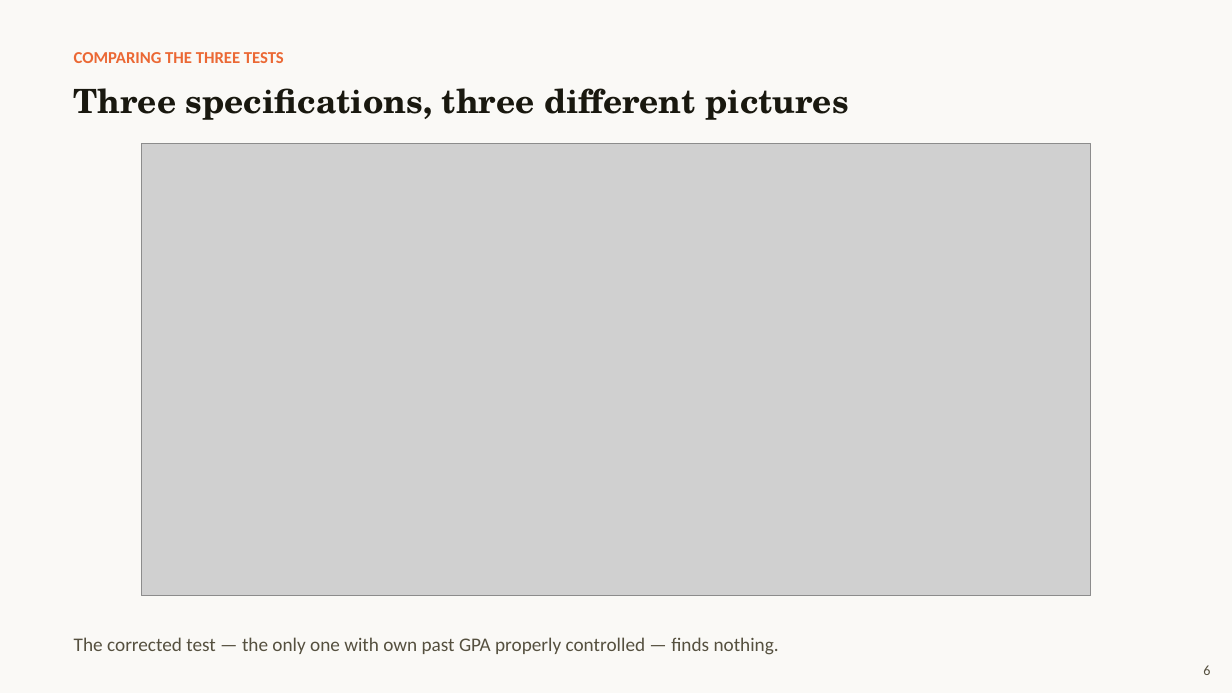
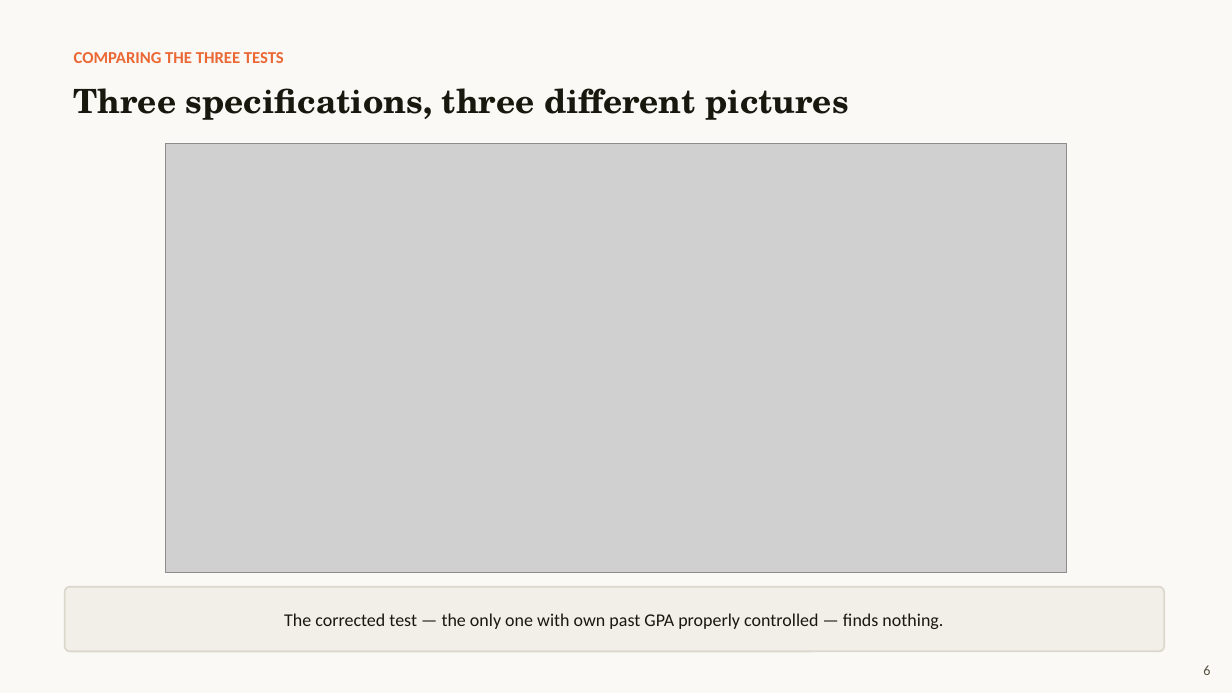
Before and after one commit to TingyingHuang/ECC3841-network-position-and-academic-performance, a slide deck: slide 6 of slides/Presentation2.pptx. Drawn at 1232x693 pixels with LibreOffice and Linux fonts; fonts in the diff are those of the drawing; grey boxes stand for pictures. Boxes give left, top, right and bottom in pixels: in the first picture for what was removed or moved away, otherwise in the second. Text is boxed around its words. In the diff, an @@ line names an element or a change of style, - is before the commit and + after.

```diff
--- a/slides/Presentation2.pptx
+++ b/slides/Presentation2.pptx
@@ picture resized from (x1=141, y1=143, x2=1092, y2=596) to (x1=165, y1=143, x2=1067, y2=573) @@
@@ rounded rectangle "The corrected test — the ..." resized from (x1=74, y1=637, x2=779, y2=655) to (x1=65, y1=587, x2=1165, y2=652) @@
@@ rounded rectangle "The corrected test — the ..." at (x1=65, y1=587, x2=1165, y2=652): size 15 to 14 pt, text colour #55503F to #19180F; alignment left to centre; line spacing 1.18 to 1; vertical alignment top to middle; fill none to #F1EFE8; outline none to #DDD8CD 1.4 pt @@
```
Also in this commit, not shown: 8 other slides changed, 1 other file.
